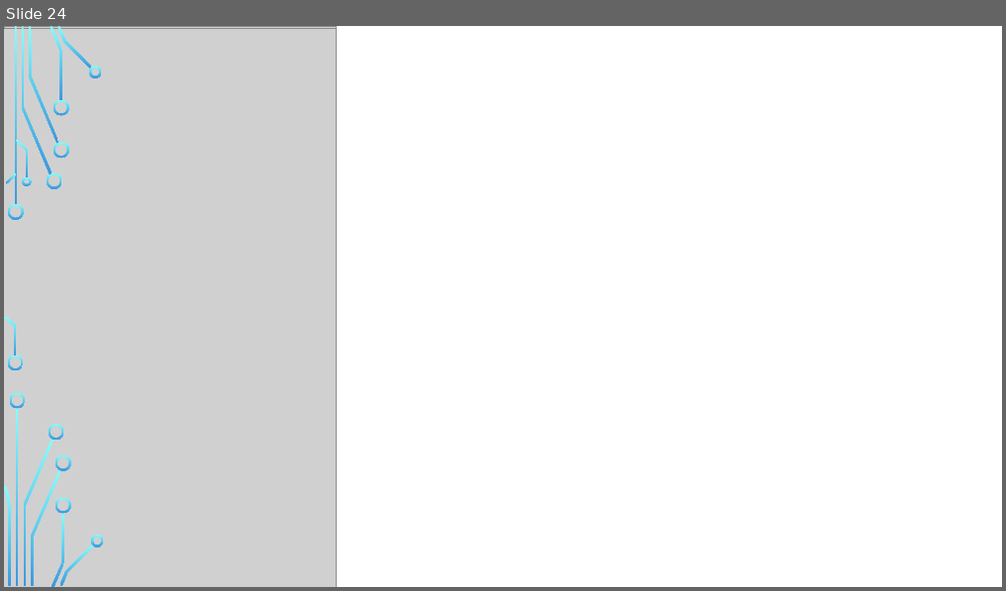
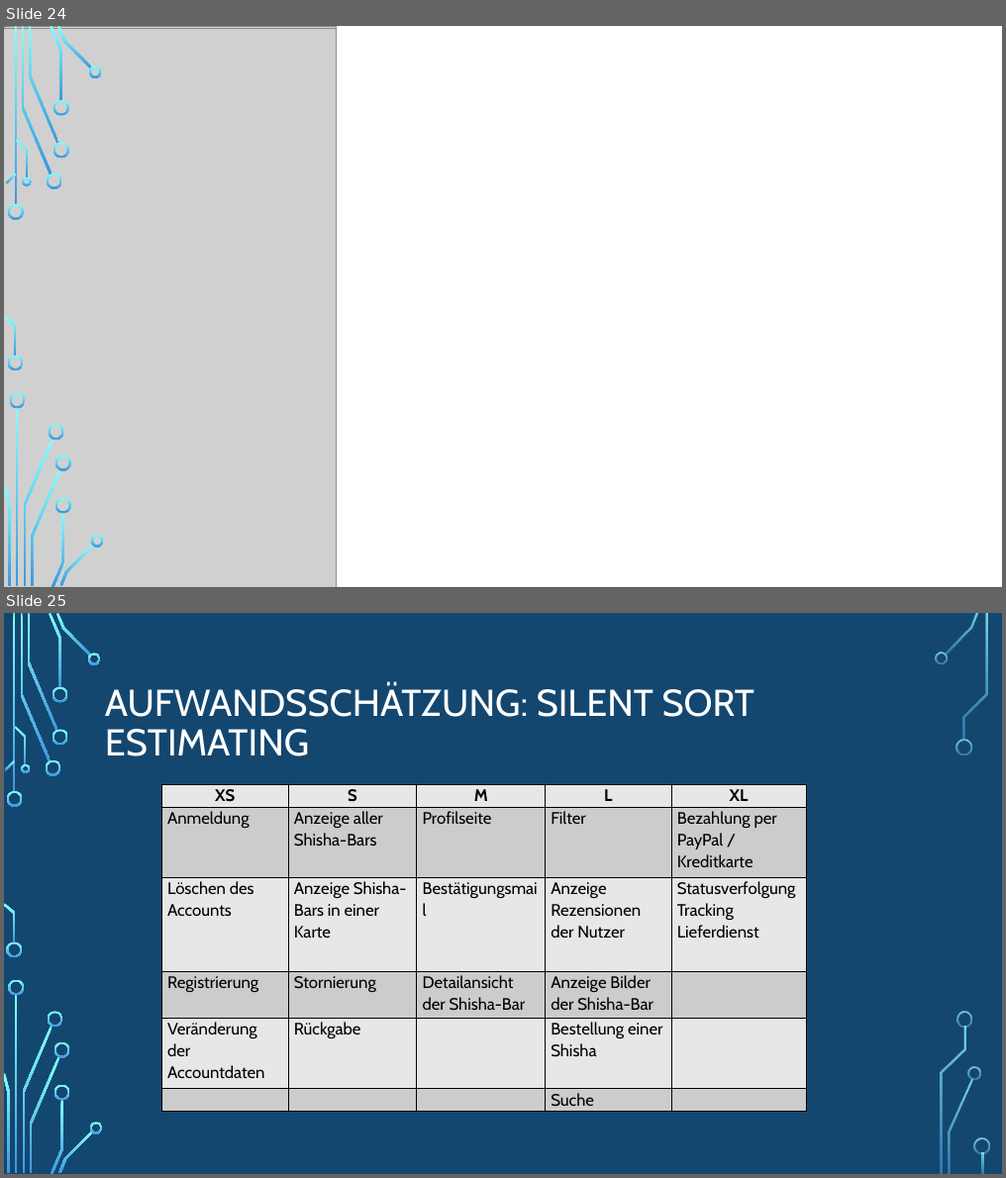
Before and after one commit to kevkre/SE2_Shisha-At-Home, a slide deck: Shisha-AT-Home.pptx. Shown one above the other, each under a label of ours: slide 24 before the commit, slides 24 and 25 after it. The pictures are 1006x591 and 1006x1178 pixels, drawn with LibreOffice and Linux fonts; fonts in the diff are those of the drawing; grey boxes stand for pictures; background and template pictures are left out. Boxes give left, top, right and bottom in pixels: in the first picture for what was removed or moved away, otherwise in the second. Text is boxed around its words. In the diff, an @@ line names an element or a change of style, - is before the commit and + after.

Commit message:
Added Aufwandsschätzung

```diff
--- a/Shisha-AT-Home.pptx
+++ b/Shisha-AT-Home.pptx
@@ slide 25 added at <box>4,613,1002,1174</box>, background picture (left out) @@
@@ title added at <box>105,684,755,757</box>, 36 pt, text #FFFFFF @@
+AUFWANDSSCHÄTZUNG: SILENT SORT ESTIMATING
@@ table added at <box>162,784,807,1112</box>, 6 rows, 5 columns @@
+XS | S | M | L | XL
+Anmeldung | Anzeige aller Shisha-Bars | Profilseite | Filter | Bezahlung per PayPal / Kreditkarte
+Löschen des Accounts | Anzeige Shisha-Bars in einer Karte | Bestätigungsmail | Anzeige Rezensionen der Nutzer | Statusverfolgung Tracking Lieferdienst
+Registrierung | Stornierung | Detailansicht der Shisha-Bar | Anzeige Bilder der Shisha-Bar | 
+Veränderung der Accountdaten | Rückgabe |  | Bestellung einer Shisha | 
+ |  |  | Suche | 
@@ group added at <box>4,613,990,1174</box>: 33 freeform shapes, 3 rectangles @@
```
Also in this commit, not shown: 1 slide changed.
